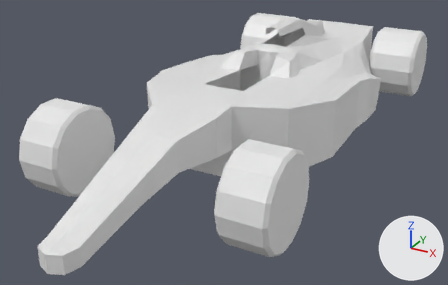
The Blender file australiaGP_bolid_08.06.blend, before and after one commit.
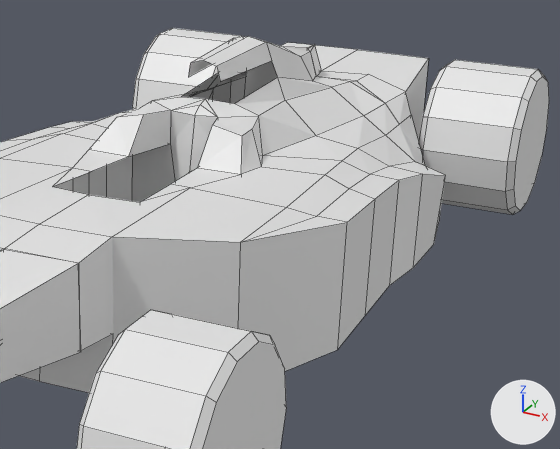
There are two pictures of each version: one whole from a camera (50 mm lens) standing at (2.85, -5.85, 2.39) and looking at (-0.11, -0.47, -0.3), one close up on the part from 40% to 96% of the width and 0% to 71% of the height. The axes (+X, +Y, +Z) are drawn at lower right. The lights are the same throughout. The older version's two pictures come first. The close-ups show mesh edges as thin lines.

Script lines for the objects in view, before the commit:
```python
me_circle_001 = bpy.data.meshes.new('Circle.001')
me_circle_001.from_pydata(...)  # 56 vertices, 44 faces; spans x -0.225..0.225, y -0.44..0.44, z -0.429..0.429
me_circle_004 = bpy.data.meshes.new('Circle.004')
me_circle_004.from_pydata(...)  # 56 vertices, 44 faces; spans x -0.225..0.225, y -0.44..0.44, z -0.429..0.429
me_cube = bpy.data.meshes.new('Cube')
me_cube.from_pydata(...)  # 108 vertices, 80 faces, 9 loose edges; spans x -1.03..0.0, y -2.27..2.05, z -1.0..2.57
ob_body = bpy.data.objects.new('body', me_cube)
ob_body.location = (0.0, 0.831, 0.0)
ob_body.scale = (1.0, 1.0, 0.308)
_m = ob_body.modifiers.new('Mirror', 'MIRROR')
ob_frlweel = bpy.data.objects.new('FRLweel', me_circle_001)
ob_frlweel.location = (1.021, -1.866, 0.0)
ob_rrlweel = bpy.data.objects.new('RRLweel', me_circle_004)
ob_rrlweel.location = (0.97, 2.483, 0.0)
ob_rrlweel.scale = (1.28, 1.0, 1.0)
# also in view: 'FRwing' at (0.0, -2.34, 0.09); 'RRRweel' at (-0.95, 2.48, 0.0)
```
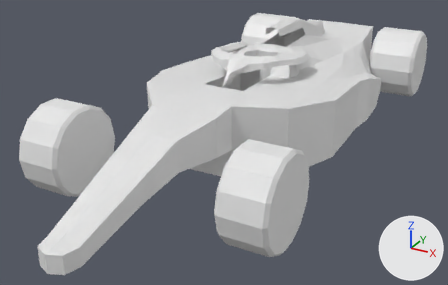
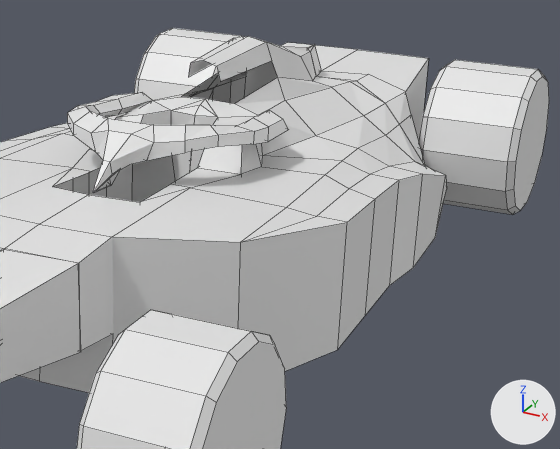
The change in detail:
me_cube is used by ob_body; location (0.0, 0.831, 0.0); scale (1.0, 1.0, 0.308).
me_cube had 108 vertices, 80 faces, 9 loose edges and spanned x -1.03..0.0, y -2.27..2.05, z -1.0..2.57.
me_cube now has 110 vertices, 85 faces, 9 loose edges and spans x -1.03..0.0, y -2.27..2.05, z -1.0..2.57.
Part 1, on me_cube:
4 faces are deleted.
3 vertices in x -0.86..-0.64, y 1.18..1.19, z -0.86..-0.71 move by (0.0, 0.0, 0.28).
3 vertices move from x -1.03..-0.72, y 0.5..0.94, z -1.0 to x -1.03..-0.72, y 0.52..0.98, z -0.88..-0.76.
2 vertices are added at (-0.94, 0.98, -0.47), (-0.8, 1.01, -0.13).
9 new faces join them.
Mesh me_cube_002 is new.
It has 80 vertices, 84 faces and spans x -1.0..1.0, y -1.47..1.18, z -3.79..0.83.
Object 'Cube' (ob_cube) is new; it shows me_cube_002.
Its location is (0.0, 0.0, 0.615).
Its scale is (0.472, 0.472, 0.0544).

What differs and where, as boxes [x1, y1, x2, y2] in the close-ups (560 x 449 px; the box of a moved part takes in the faces that stretch with it):
'body', reshaped: before [0, 36, 446, 393]; after [0, 36, 447, 393]
'Cube', added: after [67, 92, 289, 193]
part 1 of me_cube, moved or reshaped (mostly hidden): before [189, 82, 446, 268]; after [189, 82, 447, 268]
